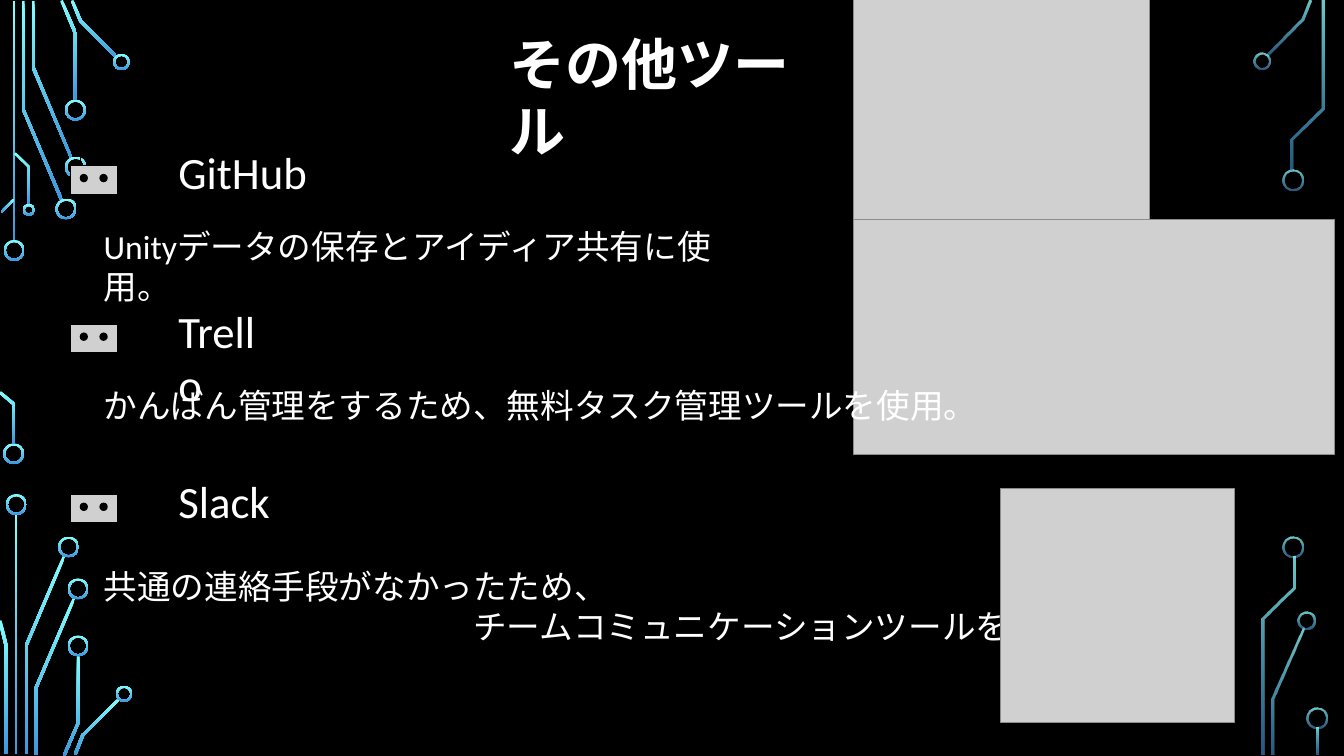
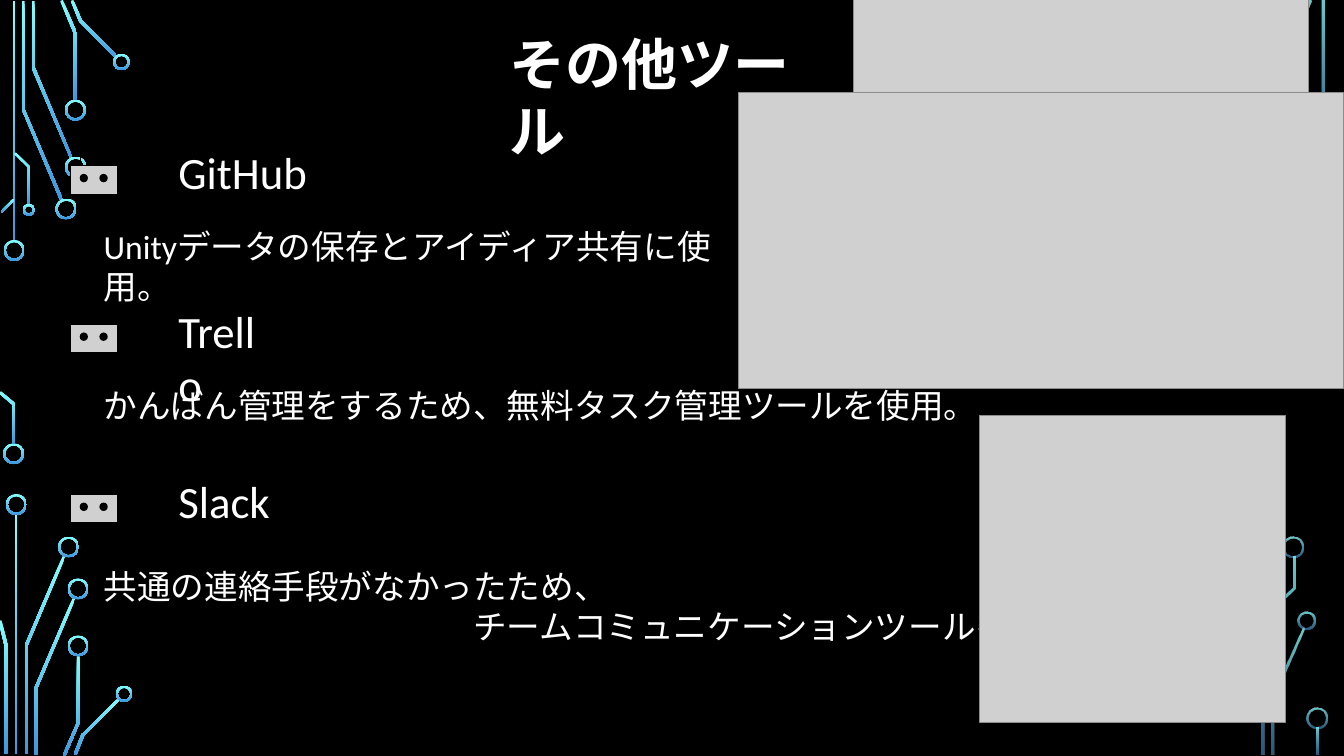
Before and after one commit to sakura2317/team-sakura, a slide deck: slide 10 of 櫻畑/資料/03.プレゼン.pptx. Drawn at 1344x756 pixels with LibreOffice and Linux fonts; fonts in the diff are those of the drawing; grey boxes stand for pictures; background and template pictures are left out. Boxes give left, top, right and bottom in pixels: in the first picture for what was removed or moved away, otherwise in the second. Text is boxed around its words. In the diff, an @@ line names an element or a change of style, - is before the commit and + after.

```diff
--- a/櫻畑/資料/03.プレゼン.pptx
+++ b/櫻畑/資料/03.プレゼン.pptx
@@ picture: place and size @@
-picture at [854, 0, 1150, 251]
+picture at [854, 0, 1309, 386]
@@ freeform shape removed at [1253, 52, 1270, 70] @@
@@ picture: place and size @@
-picture at [854, 220, 1334, 455]
+picture at [739, 93, 1344, 389]
@@ freeform shape removed at [1282, 169, 1304, 191] @@
@@ picture: place and size @@
-picture at [1001, 489, 1235, 723]
+picture at [980, 416, 1287, 723]
```
Also in this commit, not shown: 4 other slides changed.
